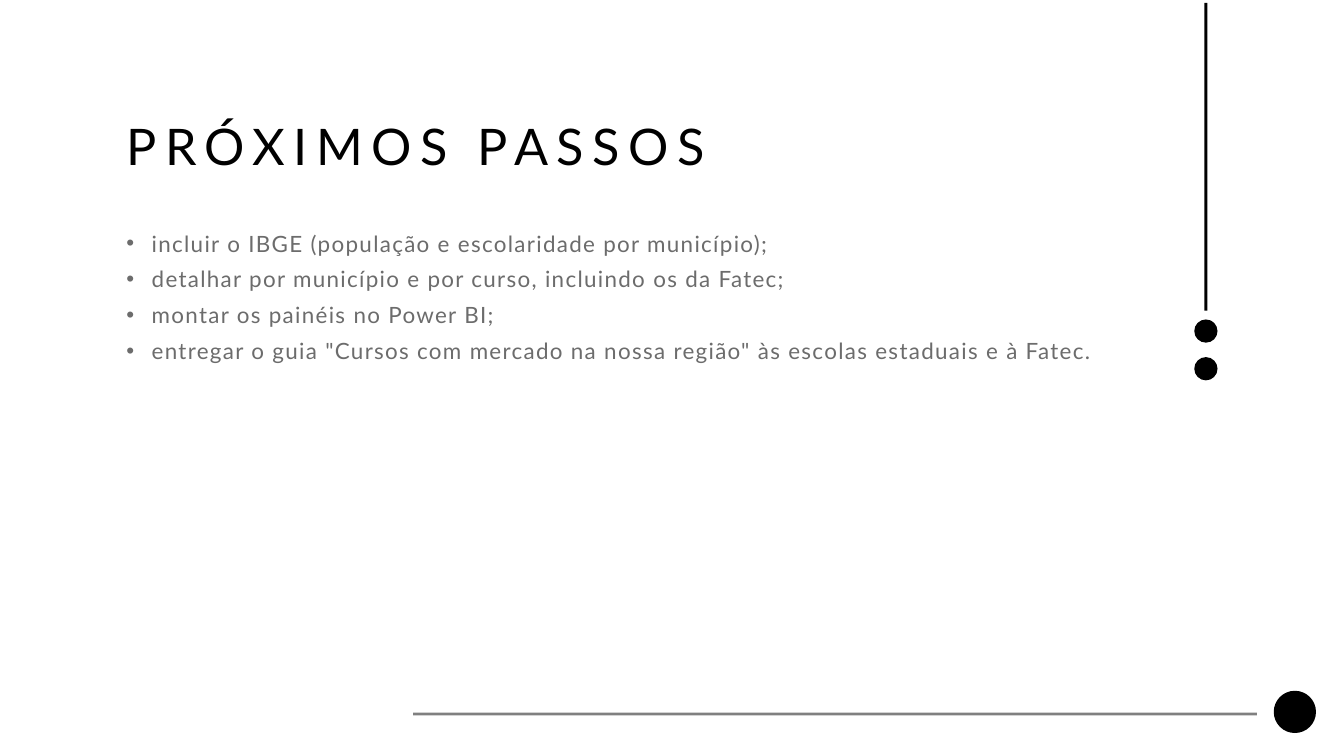
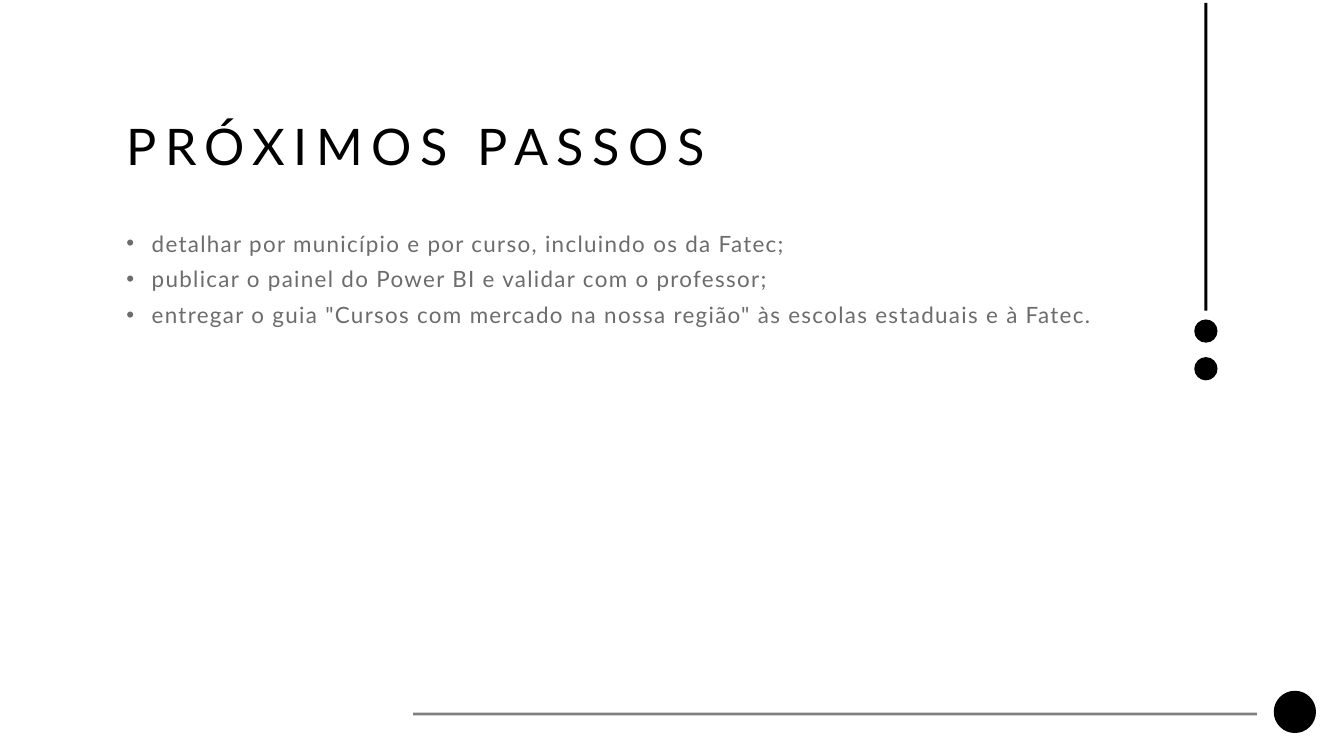
Before and after one commit to guilherme-ndo/projetointegrador-ii, a slide deck: slide 16 of docs/apresentacao_pi2.pptx (slide 15 before the commit). Drawn at 1344x756 pixels with LibreOffice and Linux fonts; fonts in the diff are those of the drawing; background and template pictures are left out. Boxes give left, top, right and bottom in pixels: in the first picture for what was removed or moved away, otherwise in the second. Text is boxed around its words. In the diff, an @@ line names an element or a change of style, - is before the commit and + after.

```diff
--- a/docs/apresentacao_pi2.pptx
+++ b/docs/apresentacao_pi2.pptx
@@ text at bbox=[152, 235, 767, 256]: paragraph removed @@
-• incluir o IBGE (população e escolaridade por município);
@@ text at bbox=[152, 270, 767, 291]: text changed @@
-• montar os painéis no Power BI;
+• publicar o painel do Power BI e validar com o professor;
```
Also in this commit, not shown: 1 other slide changed, 1 slide added, 38 other files.
